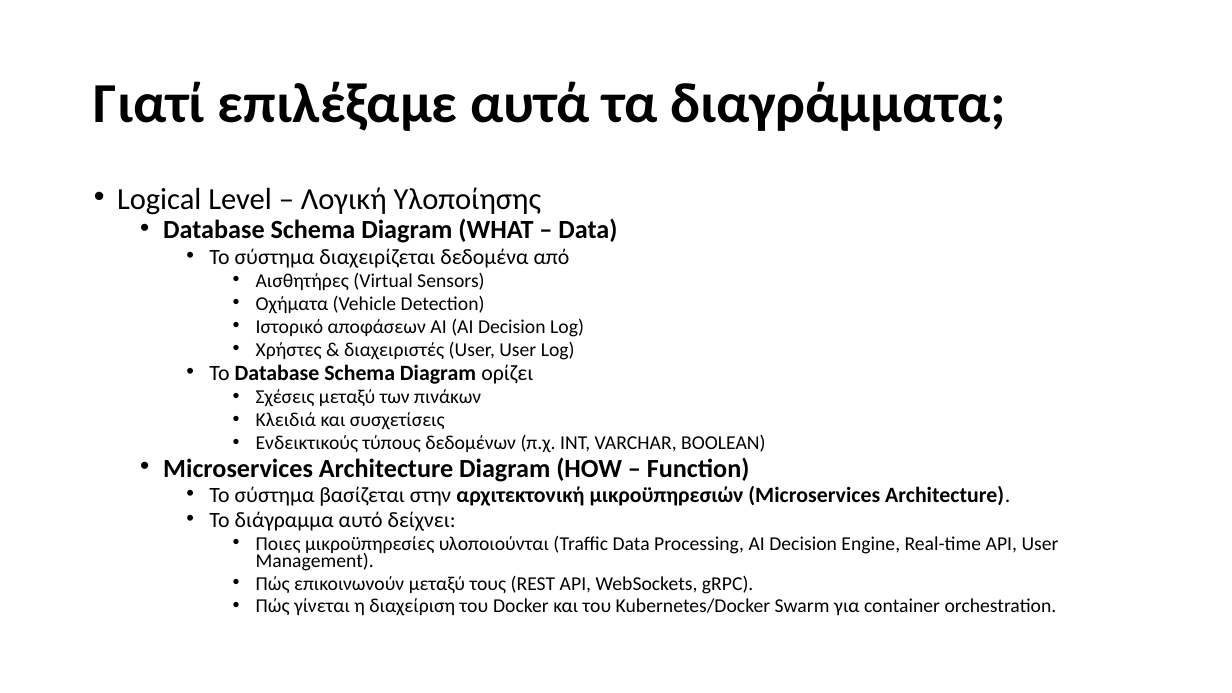
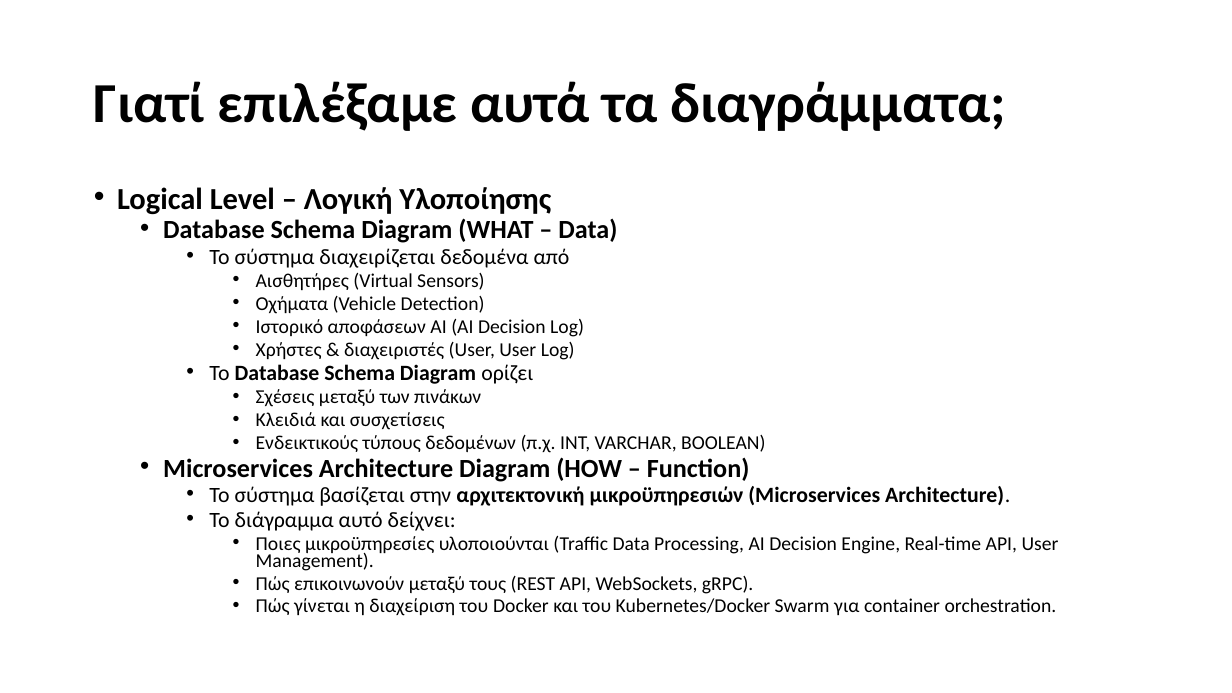
Before and after one commit to Ath21/STL_Drive, a slide deck: slide 7 of Presentation.pptx (slide 6 before the commit). Drawn at 1232x693 pixels with LibreOffice and Linux fonts; fonts in the diff are those of the drawing. Boxes give left, top, right and bottom in pixels: in the first picture for what was removed or moved away, otherwise in the second. Text is boxed around its words. In the diff, an @@ line names an element or a change of style, - is before the commit and + after.

```diff
--- a/Presentation.pptx
+++ b/Presentation.pptx
@@ text at (x1=117, y1=187, x2=551, y2=214): bold on in "Logical Level – Λογική Υλοποίησης" @@
```
Also in this commit, not shown: 2 other slides changed, 8 slides added, 1 slide removed, 5 other files.
